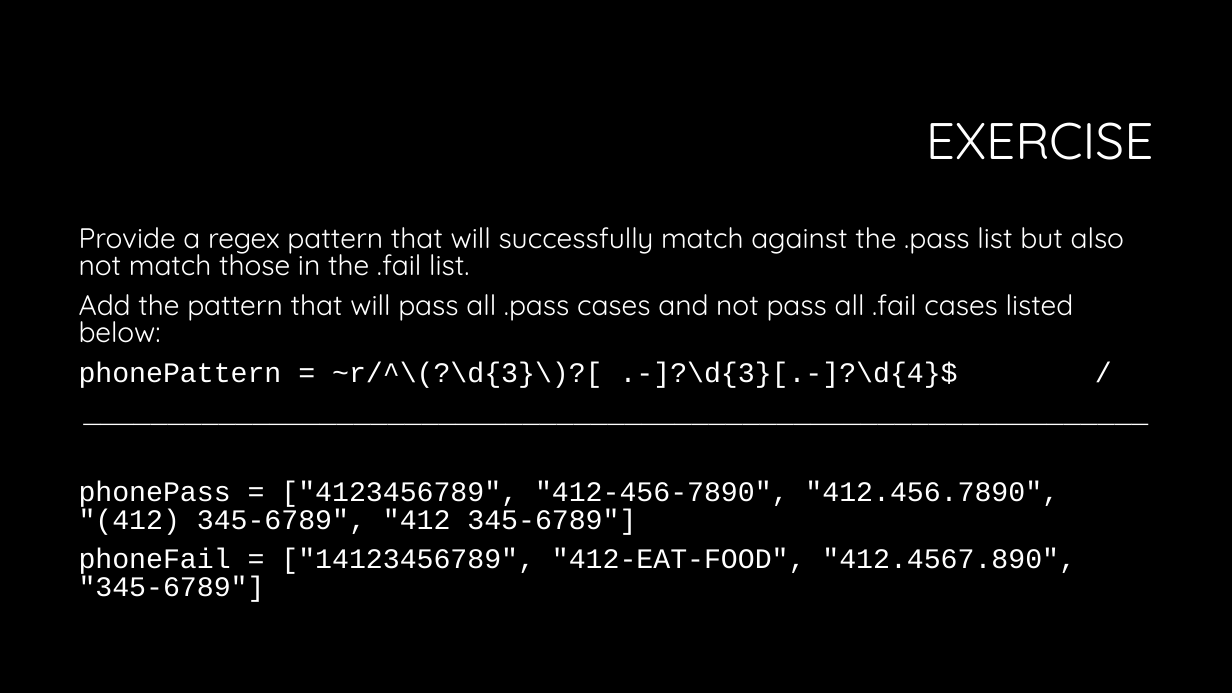
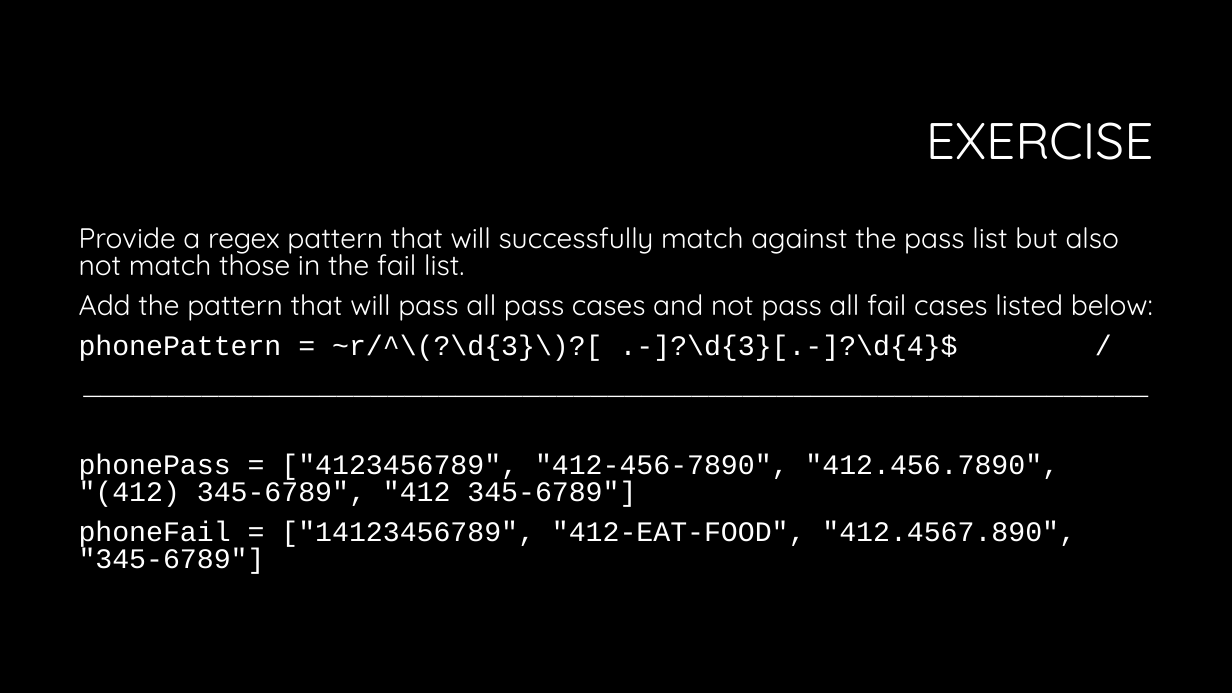
Before and after one commit to arakla/67495_elixir_code, a slide deck: slide 6 of RegEx/RegEx.pptx. Drawn at 1232x693 pixels with LibreOffice and Linux fonts; fonts in the diff are those of the drawing; background and template pictures are left out. Boxes give left, top, right and bottom in pixels: in the first picture for what was removed or moved away, otherwise in the second. Text is boxed around its words. In the diff, an @@ line names an element or a change of style, - is before the commit and + after.

Commit message:
More minor changes to the RegEx slides;

```diff
--- a/RegEx/RegEx.pptx
+++ b/RegEx/RegEx.pptx
@@ text at [79,227,1153,321]: text changed @@
-Provide a regex pattern that will successfully match against the .pass list but also not match those in the .fail list.
-Add the pattern that will pass all .pass cases and not pass all .fail cases listed below:
+Provide a regex pattern that will successfully match against the pass list but also not match those in the fail list.
+Add the pattern that will pass all pass cases and not pass all fail cases listed below:
```
Also in this commit, not shown: 1 other slide changed.
